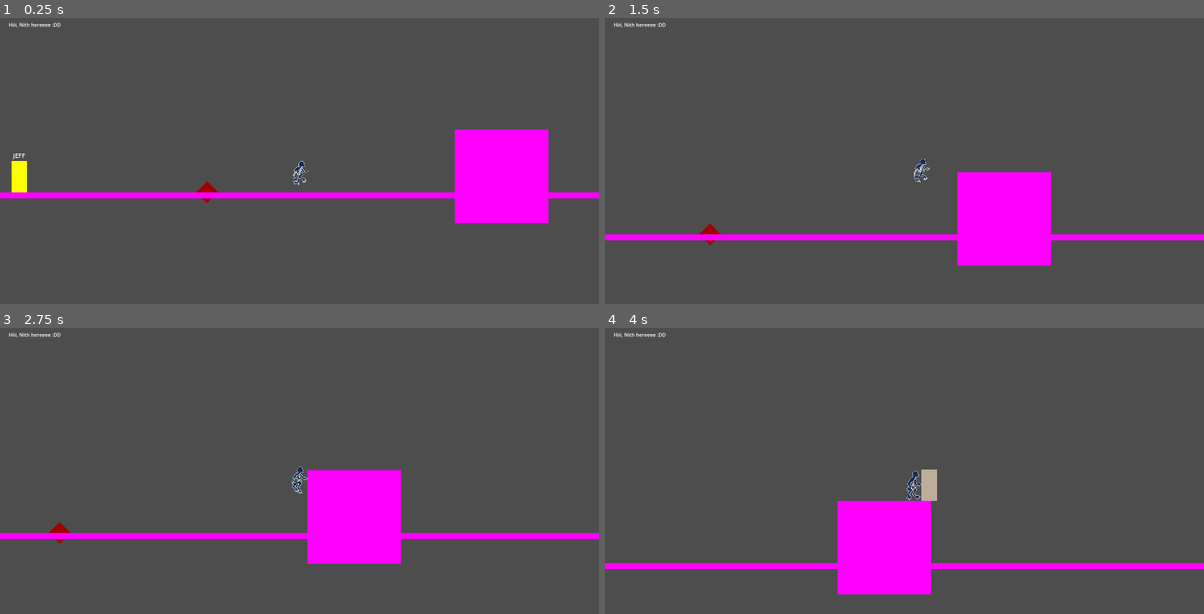
Above: before the commit, frames 1-4 (two rows, left to right).
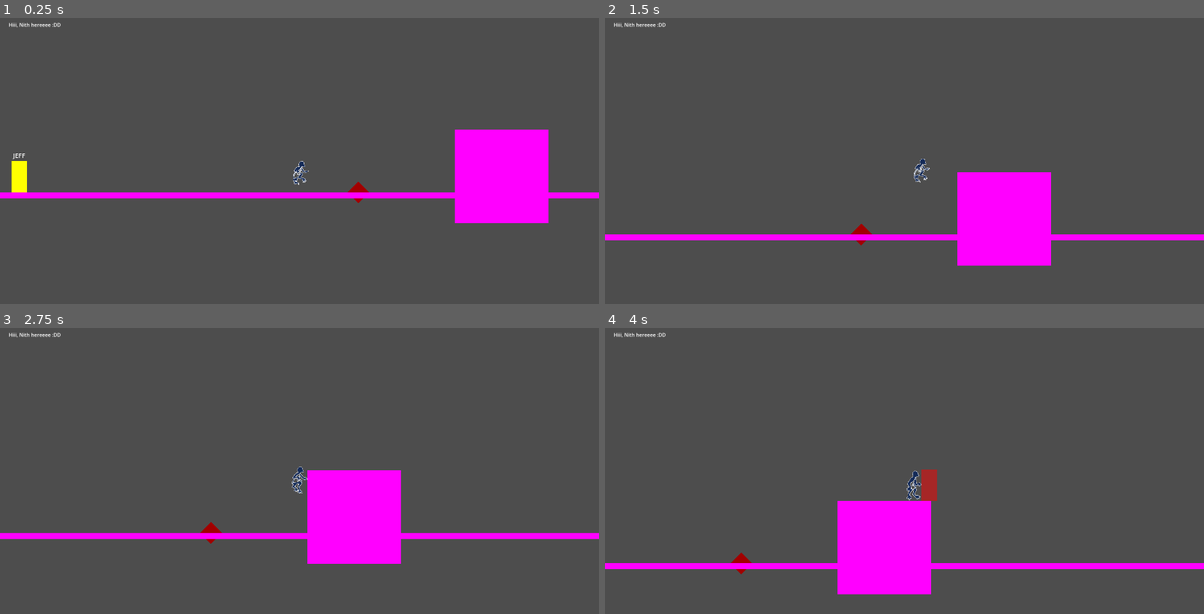
Above: after the commit, the same moments.

Repository: M4przybysz/Kamen-z-serca
Game: Godot game, scene res://src/main/main.tscn
Same seed, same stepped clock (60 frames per second), same inputs: the game is played once before the commit and once after it. The engine's default icon, where the game draws it, is replaced by a stand-in: a white triangle on a blue panel in a dark square.
Inputs (mouse positions are in pixels of both pictures, inside the frame that each line leads up to):
- Up to frame 1 (0.25 s): no input
- Up to frame 2 (1.5 s): move the mouse to (1036, 152) at 0.52 s; hold D (move_right) from 0.53 s (still down); click (1036, 152) at 0.6 s; tap Space (jump) at 0.77 s; move the mouse to (784, 186) at 1.27 s; tap Shift (slide_and_air_dash) at 1.35 s
- Up to frame 3 (2.75 s): tap Space (jump) at 1.52 s; click (179, 496) at 1.55 s; move the mouse to (359, 405) at 2.02 s; release D (move_right) at 2.03 s; hold A (move_left) from 2.03 s (still down); click (359, 405) at 2.1 s
- Up to frame 4 (4 s): move the mouse to (874, 548) at 2.77 s; release A (move_left) at 2.78 s; hold D (move_right) from 2.78 s (still down); click (874, 548) at 2.85 s; tap Space (jump) at 3.02, 3.77 s; move the mouse to (1084, 531) at 3.52 s; tap Shift (slide_and_air_dash) at 3.6 s; click (1084, 531) at 3.8 s

The runs differ from the first frame. In frame 1, 0.2% of the frame differs, in the area x 32-62%, y 57-65%; in frame 2, 0.2%; in frame 3, 0.2%; in frame 4, 0.4%, in the area x 21-56%, y 49-87%.

Commit message:
Added taking damage particle effect to Jeff

Diff:
--- a/la_creatura_game/src/gameplay/gameplay.tscn
+++ b/la_creatura_game/src/gameplay/gameplay.tscn
@@ -23,7 +23,7 @@
 script = ExtResource("1_i11ig")
 
 [node name="Spike" parent="." instance=ExtResource("3_i21sc")]
-position = Vector2(706, 650)
+position = Vector2(1191, 651)
 
 [node name="Block" type="StaticBody2D" parent="."]
 position = Vector2(1500, 450)
--- a/la_creatura_game/src/player/player.tscn
+++ b/la_creatura_game/src/player/player.tscn
@@ -141,7 +141,7 @@
 offset_top = -50.0
 offset_right = 25.0
 offset_bottom = 50.0
-color = Color(0.862745, 0.784314, 0.686275, 0.784314)
+color = Color(1, 0, 0, 0.501961)
 
 [connection signal="timeout" from="SlideTimer" to="." method="_on_slide_timer_timeout"]
 [connection signal="area_entered" from="Hurtbox" to="." method="_on_hurtbox_area_entered"]
--- a/la_creatura_game/src/test_elements/enemy/jeff.gd
+++ b/la_creatura_game/src/test_elements/enemy/jeff.gd
@@ -2,6 +2,7 @@
 
 @onready var hurtbox_collision: CollisionShape2D = $Hurtbox/CollisionShape2D
 @onready var hp_regen_timer: Timer = $HPRegenTimer
+@onready var cpu_particles_2d: CPUParticles2D = $CPUParticles2D
 
 var max_hp: int = 5
 var hp: int
@@ -18,6 +19,7 @@
 func _on_hurtbox_area_entered(area: Area2D) -> void:
 	if area.is_in_group("wing_attack") and hp > 0:
 		hp -= 1
+		cpu_particles_2d.emitting = true
 	print(hp)
 
 func _on_hp_regen_timer_timeout() -> void:
--- a/la_creatura_game/src/test_elements/enemy/jeff.tscn
+++ b/la_creatura_game/src/test_elements/enemy/jeff.tscn
@@ -1,6 +1,7 @@
-[gd_scene load_steps=4 format=3 uid="uid://fiiq6mgymvyn"]
+[gd_scene load_steps=5 format=3 uid="uid://fiiq6mgymvyn"]
 
 [ext_resource type="Script" path="res://src/test_elements/enemy/jeff.gd" id="1_04ixf"]
+[ext_resource type="Texture2D" uid="uid://cqkv4dqtdf4jr" path="res://icon.svg" id="2_18erw"]
 
 [sub_resource type="LabelSettings" id="LabelSettings_mrcg0"]
 font_size = 20
@@ -34,5 +35,20 @@
 position = Vector2(25, 50)
 shape = SubResource("RectangleShape2D_a0y8b")
 
+[node name="CPUParticles2D" type="CPUParticles2D" parent="."]
+position = Vector2(25, 50)
+emitting = false
+amount = 5
+lifetime = 0.75
+one_shot = true
+speed_scale = 0.75
+fixed_fps = 60
+texture = ExtResource("2_18erw")
+direction = Vector2(0, -1)
+initial_velocity_min = 250.0
+initial_velocity_max = 250.0
+scale_amount_min = 0.1
+scale_amount_max = 0.2
+
 [connection signal="timeout" from="HPRegenTimer" to="." method="_on_hp_regen_timer_timeout"]
 [connection signal="area_entered" from="Hurtbox" to="." method="_on_hurtbox_area_entered"]
